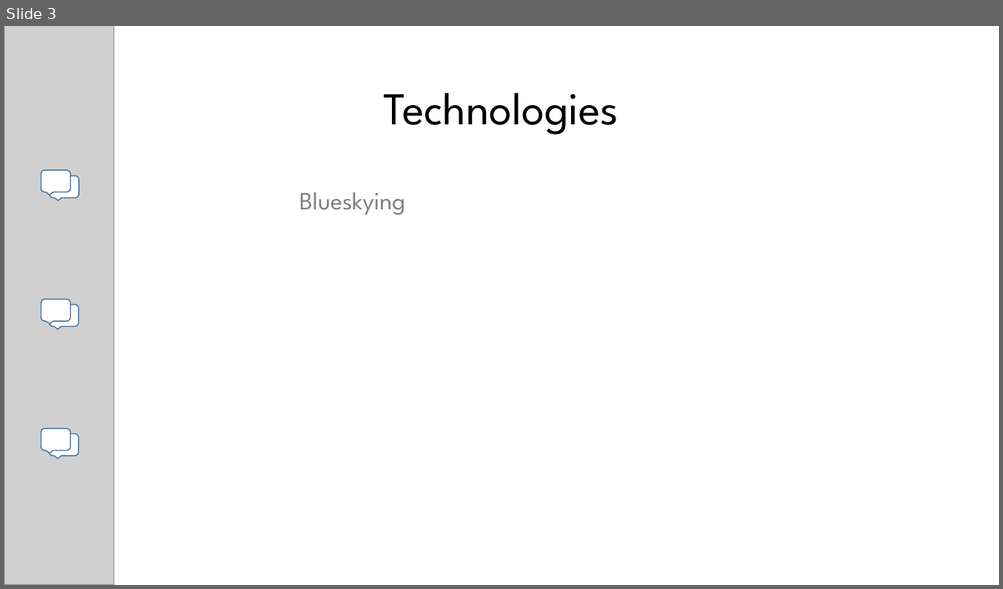
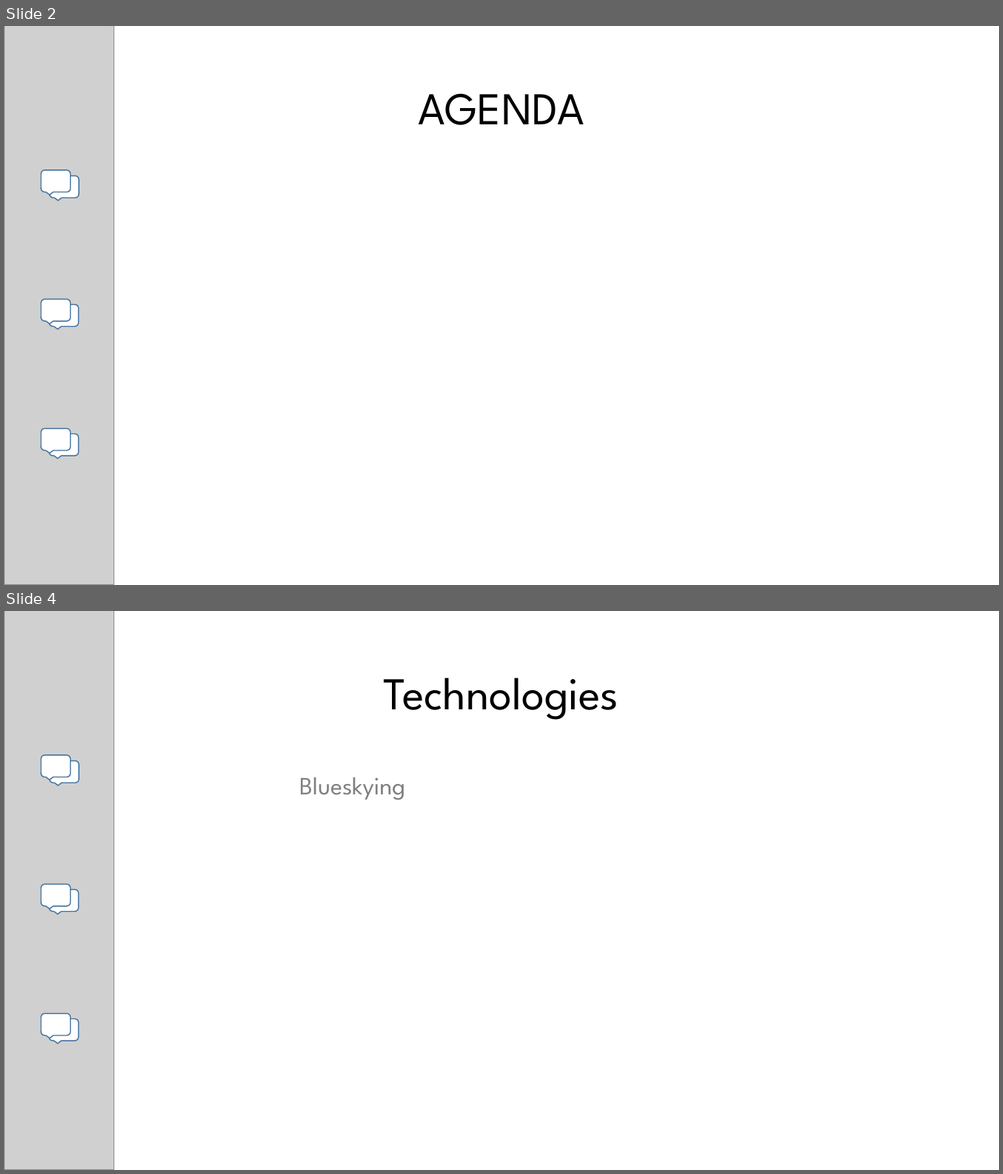
Before and after one commit to karbmk/CGU_software_development, a slide deck: Gila_Breath_Camp/Documents/Gila Breath Camp.pptx. Shown one above the other, each under a label of ours: slide 3 before the commit, slides 2 and 4 after it; the slides between them are not shown. The pictures are 1003x589 and 1003x1174 pixels, drawn with LibreOffice and Linux fonts; fonts in the diff are those of the drawing; grey boxes stand for pictures. Boxes give left, top, right and bottom in pixels: in the first picture for what was removed or moved away, otherwise in the second. Text is boxed around its words. In the diff, an @@ line names an element or a change of style, - is before the commit and + after.

```diff
--- a/Gila_Breath_Camp/Documents/Gila Breath Camp.pptx
+++ b/Gila_Breath_Camp/Documents/Gila Breath Camp.pptx
@@ slide 2 added at [4,26,999,585], background #FFFFFF @@
@@ picture added at [4,26,114,585] @@
@@ title added at [418,93,584,125], 44 pt, text #000000 @@
+AGENDA
@@ rounded speech box added at [41,170,71,192], fill #FFFFFF, outline #43739E 1 pt @@
@@ rounded speech box added at [50,176,79,198], fill #FFFFFF, outline #43739E 1 pt @@
@@ rounded speech box added at [41,300,71,321], fill #FFFFFF, outline #43739E 1 pt @@
@@ rounded speech box added at [48,305,78,326], fill #FFFFFF, outline #43739E 1 pt @@
@@ rounded speech box added at [41,429,71,451], fill #FFFFFF, outline #43739E 1 pt @@
@@ rounded speech box added at [48,434,78,456], fill #FFFFFF, outline #43739E 1 pt @@
@@ what was slide 3 is now slide 4 @@
```
Also in this commit, not shown: 3 slides changed, 1 other file.
